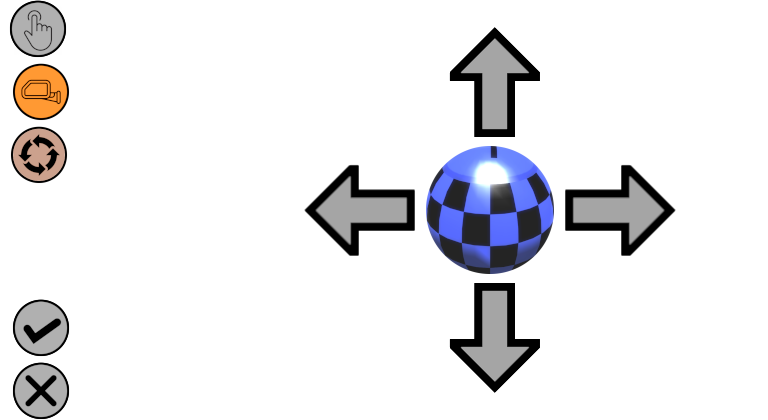
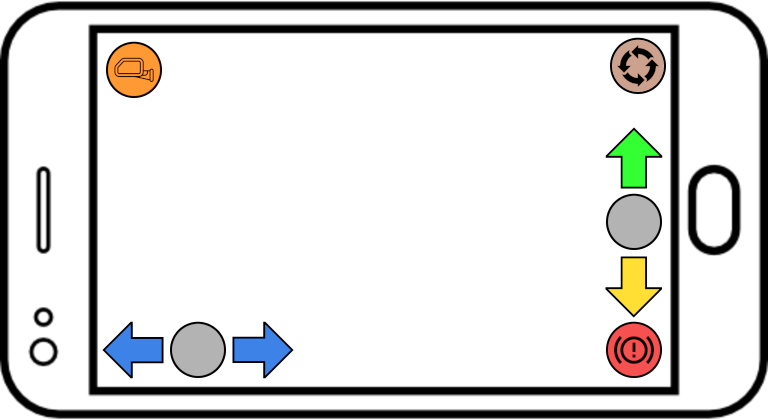
The second 768 x 420 image is a revision of the first. Changes to its layers:
hid "menu_control" over [9,0,676,419]
hid "keyboard_joypad" over [9,0,676,420]
showed "steer_left" over [102,37,667,379]
showed "Smartphone" over [0,0,768,420]
